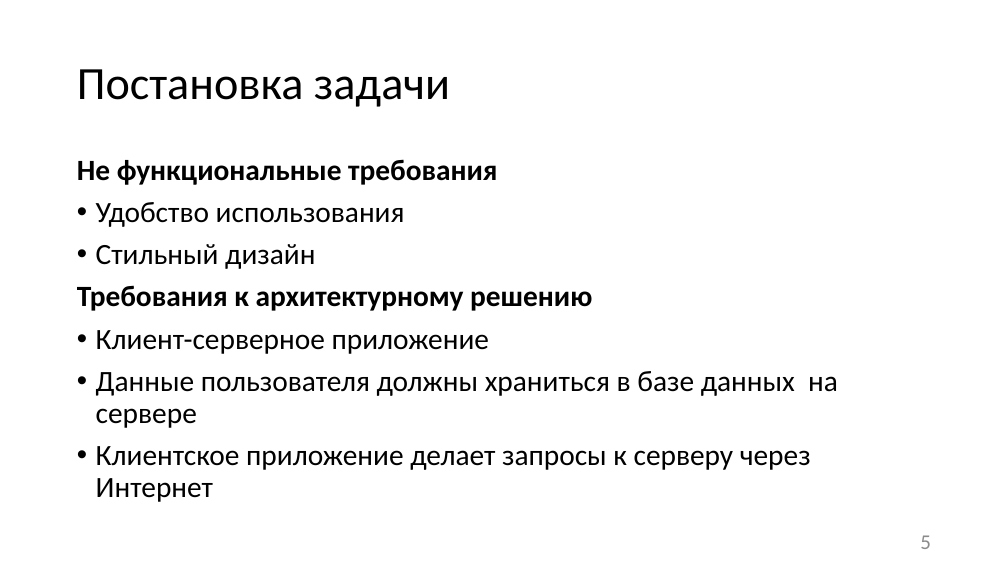
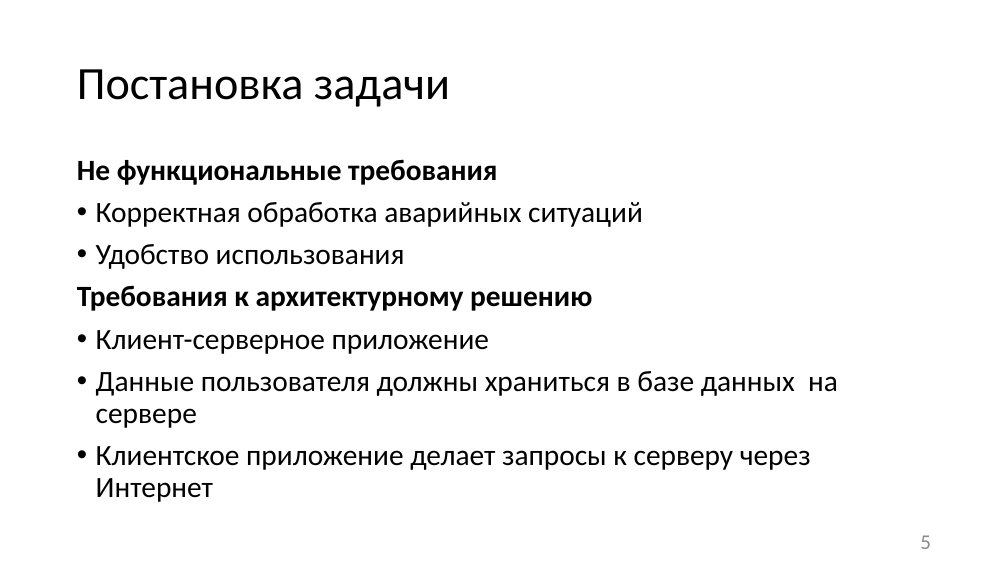
Before and after one commit to liza-dobrynina/MyCosts, a slide deck: slide 5 of Документация/Презентация.pptx. Drawn at 1008x567 pixels with LibreOffice and Linux fonts; fonts in the diff are those of the drawing. Boxes give left, top, right and bottom in pixels: in the first picture for what was removed or moved away, otherwise in the second. Text is boxed around its words. In the diff, an @@ line names an element or a change of style, - is before the commit and + after.

```diff
--- a/Документация/Презентация.pptx
+++ b/Документация/Презентация.pptx
@@ text at [96, 202, 643, 227]: paragraph added @@
+• Корректная обработка аварийных ситуаций
@@ text at [96, 244, 315, 269]: paragraph removed @@
-• Стильный дизайн
```
Also in this commit, not shown: 4 other slides changed.
